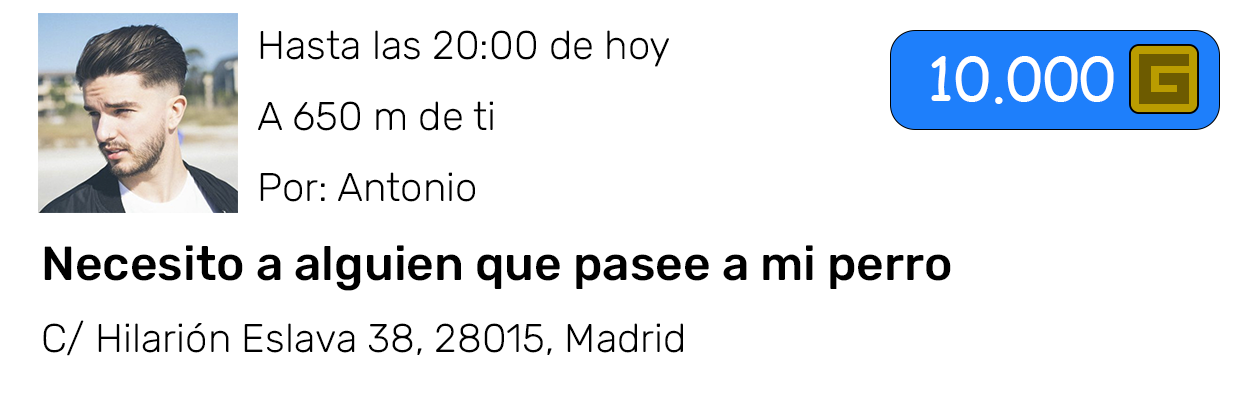
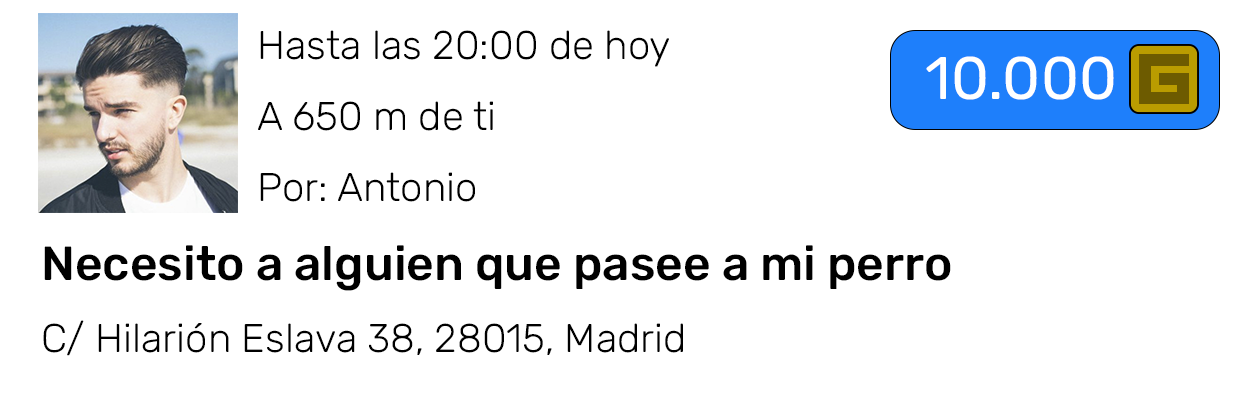
Revision of a layered 1250 × 400 image; what changed, layer by layer:
painted on "10.000" over [926, 56, 1114, 104]
